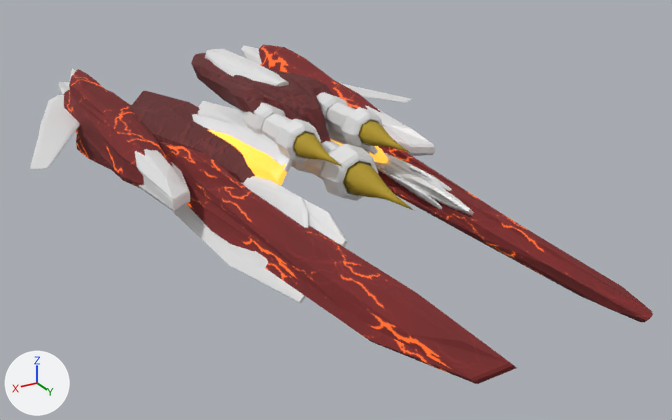
One commit to the Blender file Brigand/brigand.blend: the scene before it, then after it.
Both versions are drawn from a 50 mm lens placed at (5.49, 12.55, 3.82), pointed at (-0.29, 2.92, -1.0). Arrows for +X, +Y and +Z are at lower left; the lights stay in place.

Objects in the first picture: 'base', 'engine'.
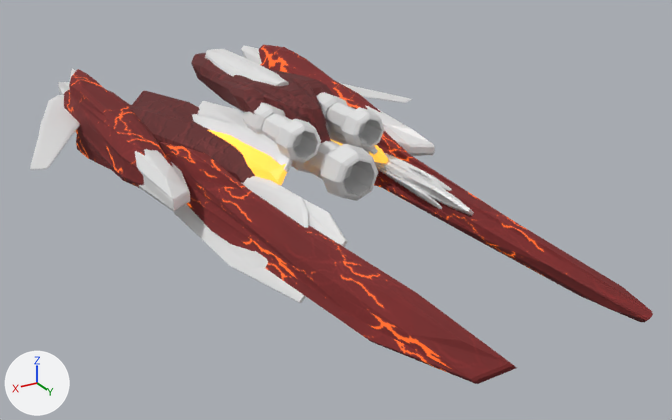
Location of each change, [x1, y1, x2, y2] in pixels of the pictures (672 x 420 px):
'engine', deleted (yellow)
    before: [293, 120, 413, 210]

What the commit changed:
Object 'engine' (ob_engine) is deleted.
